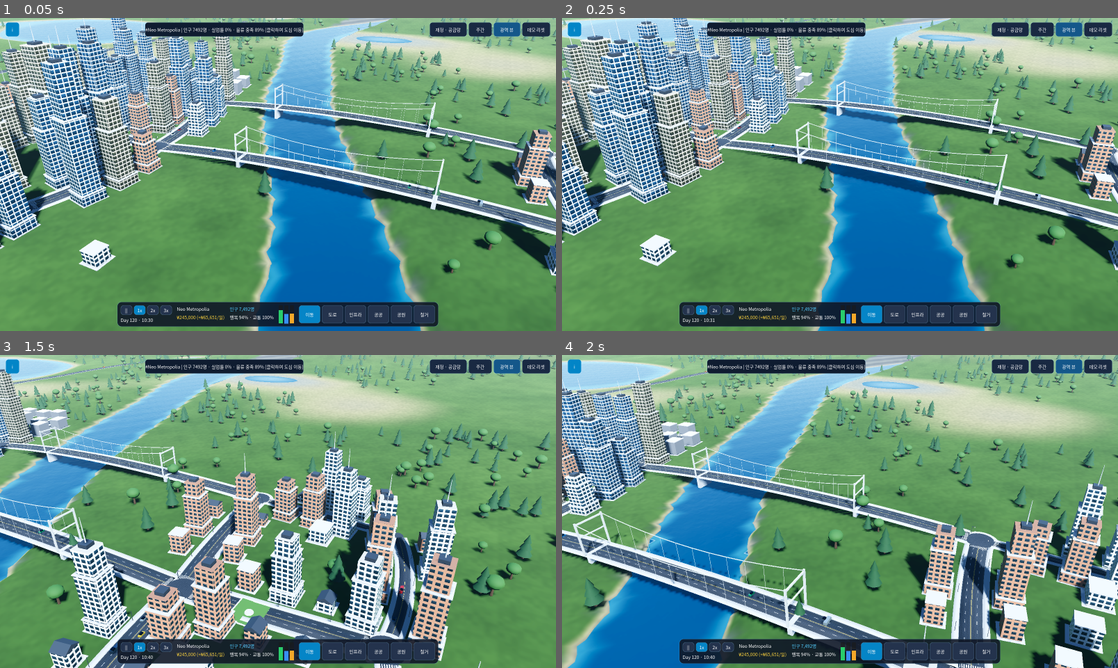
Above: before the commit, frames 1-4 (two rows, left to right).
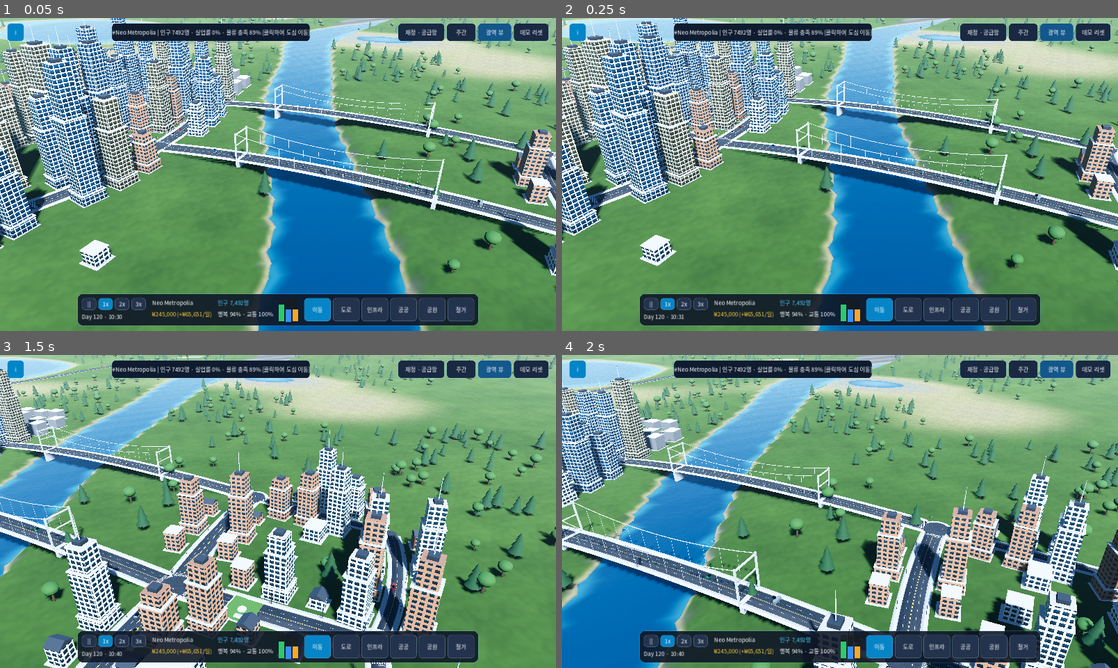
Above: after the commit, the same moments.

Repository: knoxxr/metroville-3d
Game: Godot game, scene res://scenes/MainCity.tscn
The game is run twice, just before and just after one commit, with the same random seed, the same clock (stepped at 60 frames per second) and the same inputs.
Inputs (mouse positions are in pixels of both pictures, inside the frame that each line leads up to):
- Up to frame 1 (0.05 s): no input
- Up to frame 2 (0.25 s): no input
- Up to frame 3 (1.5 s): tap Enter at 0.5 s; move the mouse to (400, 495) at 0.52 s; hold D 0.53-1.25 s; tap 1 at 0.6 s; click (400, 495) at 0.67 s; tap Space at 0.77 s; drag from (166, 527) to (250, 574) at 1.27 s
- Up to frame 4 (2 s): no input

The runs differ from the first frame. In frame 1, 17% of the frame differs, in the area x 0-100%, y 0-100%; in frame 2, 17%; in frame 3, 38%; in frame 4, 55%.

Commit message:
feat(android): add signed Godot 4.3 Android APK export, multi-touch pinch/orbit camera, responsive mobile HUD, and GitHub Actions APK release

Diff:
--- a/godot/project.godot
+++ b/godot/project.godot
@@ -13,20 +13,27 @@
 
 [display]
 
-window/size/viewport_width=1600
-window/size/viewport_height=900
+window/size/viewport_width=1280
+window/size/viewport_height=720
 window/size/mode=2
 window/vsync/vsync_mode=1
-window/stretch/mode="disabled"
+window/stretch/mode="canvas_items"
+window/stretch/aspect="expand"
+window/handheld/orientation=4
 
 [gui]
 
 theme/default_font_multichannel_signed_distance_field=true
 
+[input_devices]
+
+pointing/emulate_mouse_from_touch=true
+
 [rendering]
 
 renderer/rendering_method="forward_plus"
 renderer/rendering_method.mobile="gl_compatibility"
+textures/vram_compression/import_etc2_astc=true
 anti_aliasing/quality/msaa_3d=2
 anti_aliasing/quality/screen_space_aa=1
 lights_and_shadows/directional_shadow/size=4096
--- a/godot/scripts/main_city.gd
+++ b/godot/scripts/main_city.gd
@@ -116,6 +116,8 @@
 			KEY_3: _speed_mult = 5.0
 			KEY_ESCAPE: _cancel_draw()
 	elif event is InputEventMouseButton:
+		if cam.is_multi_touching:
+			return
 		if event.pressed and event.button_index == MOUSE_BUTTON_RIGHT and _draw_has_start:
 			_cancel_draw()
 			return
--- a/godot/scripts/skylines_camera.gd
+++ b/godot/scripts/skylines_camera.gd
@@ -15,6 +15,10 @@
 var _dragging_pan := false
 var allow_left_pan: bool = true
 var left_drag_moved_px: float = 0.0
+var is_multi_touching: bool = false
+var _touches: Dictionary = {}
+var _prev_pinch_dist: float = 0.0
+var _prev_two_center := Vector2.ZERO
 
 const MIN_DIST: float = 36.0
 const MAX_DIST: float = 1750.0
@@ -53,6 +57,53 @@
 	_apply_transform()
 
 func _unhandled_input(event: InputEvent) -> void:
+	if event is InputEventScreenTouch:
+		var st: InputEventScreenTouch = event
+		if st.pressed:
+			_touches[st.index] = st.position
+			if _touches.size() >= 2:
+				is_multi_touching = true
+				_dragging_pan = false
+				left_drag_moved_px = 999.0
+				var ks := _touches.keys()
+				var p0: Vector2 = _touches[ks[0]]
+				var p1: Vector2 = _touches[ks[1]]
+				_prev_pinch_dist = p0.distance_to(p1)
+				_prev_two_center = (p0 + p1) * 0.5
+		else:
+			_touches.erase(st.index)
+			if _touches.size() < 2:
+				_prev_pinch_dist = 0.0
+				if is_multi_touching:
+					left_drag_moved_px = 999.0
+			if _touches.is_empty():
+				is_multi_touching = false
+		return
+	elif event is InputEventScreenDrag:
+		var sd: InputEventScreenDrag = event
+		_touches[sd.index] = sd.position
+		if _touches.size() >= 2:
+			is_multi_touching = true
+			_dragging_pan = false
+			left_drag_moved_px = 999.0
+			var ks := _touches.keys()
+			var p0: Vector2 = _touches[ks[0]]
+			var p1: Vector2 = _touches[ks[1]]
+			var cur_dist := p0.distance_to(p1)
+			var cur_mid := (p0 + p1) * 0.5
+			if _prev_pinch_dist > 12.0 and cur_dist > 12.0:
+				distance = clampf(distance * (_prev_pinch_dist / cur_dist), MIN_DIST, MAX_DIST)
+			if _prev_two_center.length_squared() > 0.0:
+				var dm := cur_mid - _prev_two_center
+				yaw_deg -= dm.x * 0.24
+				pitch_deg = clampf(pitch_deg + dm.y * 0.20, 14.0, 78.0)
+			_prev_pinch_dist = cur_dist
+			_prev_two_center = cur_mid
+		return
+
+	if is_multi_touching:
+		return
+
 	if event is InputEventMouseButton:
 		var mb: InputEventMouseButton = event
 		if mb.button_index == MOUSE_BUTTON_RIGHT:
--- a/godot/scripts/skylines_hud.gd
+++ b/godot/scripts/skylines_hud.gd
@@ -135,10 +135,10 @@
 	var root := Control.new()
 	root.set_anchors_preset(Control.PRESET_FULL_RECT)
 	root.mouse_filter = Control.MOUSE_FILTER_IGNORE
-	# Crisp Korean SystemFont fallback across Windows / Linux / macOS
+	# Crisp Korean SystemFont fallback across Windows / Android / Linux / macOS
 	var theme := Theme.new()
 	var font := SystemFont.new()
-	font.font_names = PackedStringArray(["Malgun Gothic", "Noto Sans CJK KR", "NanumGothic", "Apple SD Gothic Neo", "Segoe UI", "DejaVu Sans"])
+	font.font_names = PackedStringArray(["Malgun Gothic", "Noto Sans CJK KR", "Noto Sans KR", "SamsungOne", "NanumGothic", "Apple SD Gothic Neo", "Segoe UI", "Roboto", "sans-serif", "DejaVu Sans"])
 	theme.default_font = font
 	theme.default_font_size = 13
 	root.theme = theme
Not shown, changed: godot/export_presets.cfg
